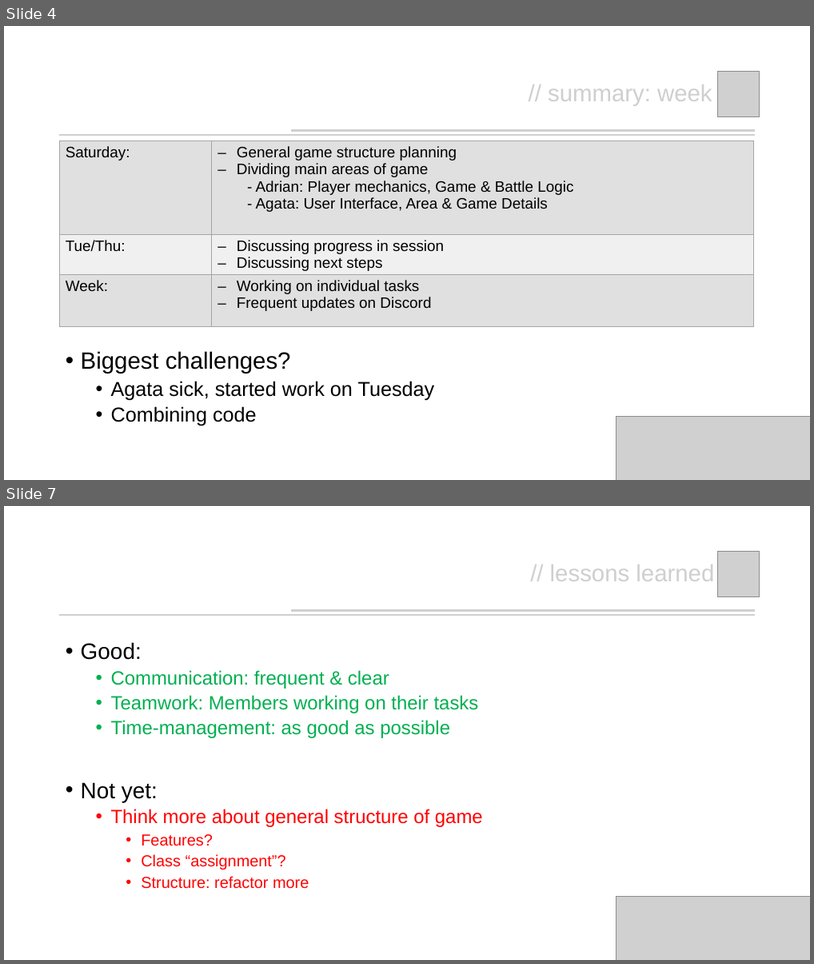
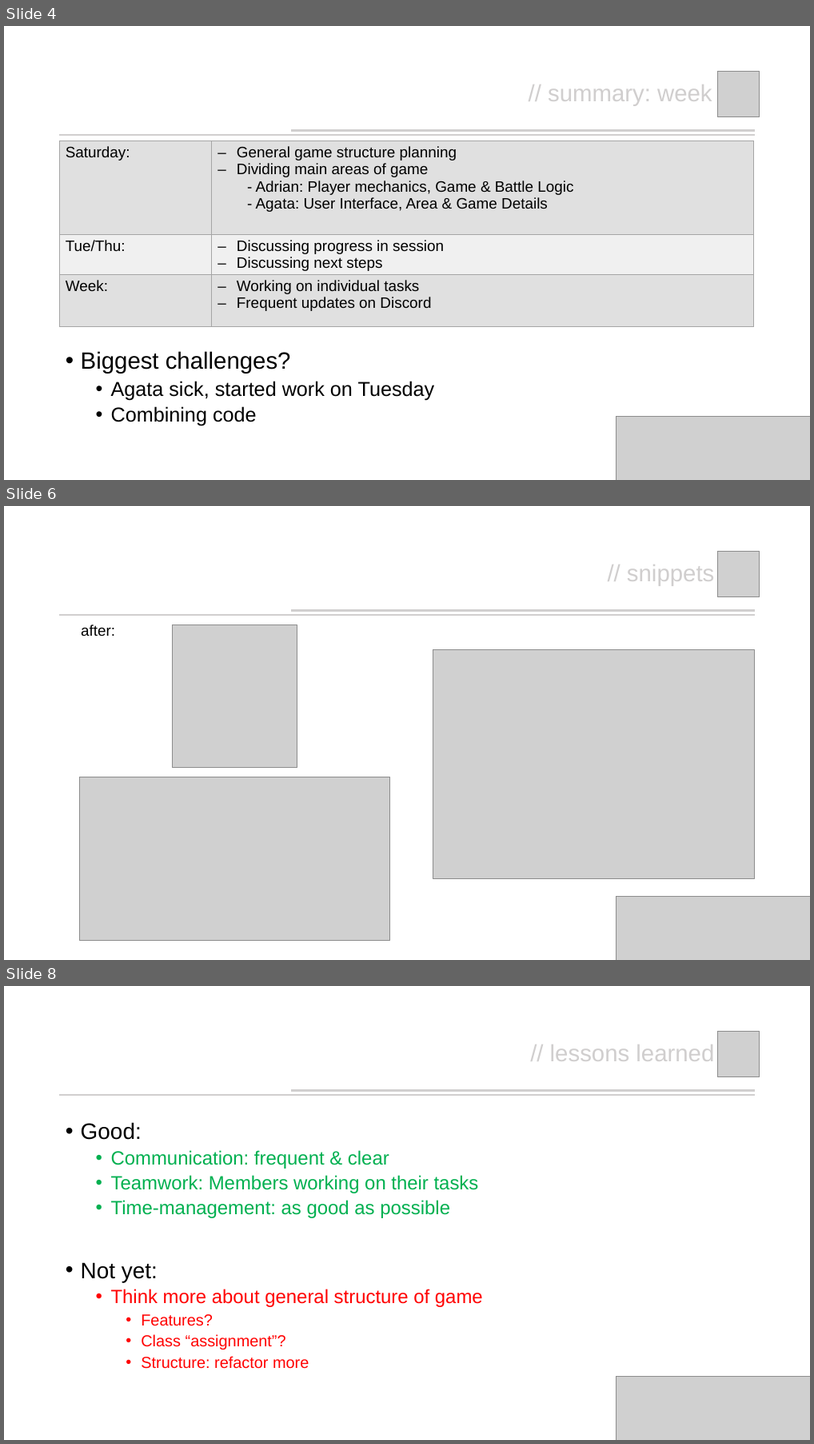
Before and after one commit to Shcoobz/mighty-text-adventure-java-Shcoobz, a slide deck: presentation/team_presentation_mightyTextAdventure.pptx. Shown one above the other, each under a label of ours: slides 4 and 7 before the commit, slides 4, 6 and 8 after it; the slides between them are not shown. The pictures are 814x964 and 814x1444 pixels, drawn with LibreOffice and Linux fonts; fonts in the diff are those of the drawing; grey boxes stand for pictures. Boxes give left, top, right and bottom in pixels: in the first picture for what was removed or moved away, otherwise in the second. Text is boxed around its words. In the diff, an @@ line names an element or a change of style, - is before the commit and + after.

Commit message:
added slide to ppx

```diff
--- a/presentation/team_presentation_mightyTextAdventure.pptx
+++ b/presentation/team_presentation_mightyTextAdventure.pptx
@@ slide 6 added at (4, 506, 810, 960), background #FFFFFF @@
@@ picture added at (718, 551, 759, 596) @@
@@ title added at (627, 564, 714, 586), 28 pt, text #D0CECE @@
+// snippets
@@ line added from (60, 615) to (755, 615), #D1CFCF 2.25 pt @@
@@ text added at (81, 624, 115, 636), 18 pt, text #000000 @@
+after:
@@ picture added at (172, 625, 297, 768) @@
@@ line added from (291, 611) to (755, 611), #D1CFCF 2.25 pt @@
@@ picture added at (433, 650, 754, 879) @@
@@ picture added at (80, 776, 390, 940) @@
@@ picture added at (616, 896, 810, 960) @@
@@ what was slide 7 is now slide 8 @@
```
Also in this commit, not shown: 1 slide changed, 1 other slide added, 1 slide removed.
